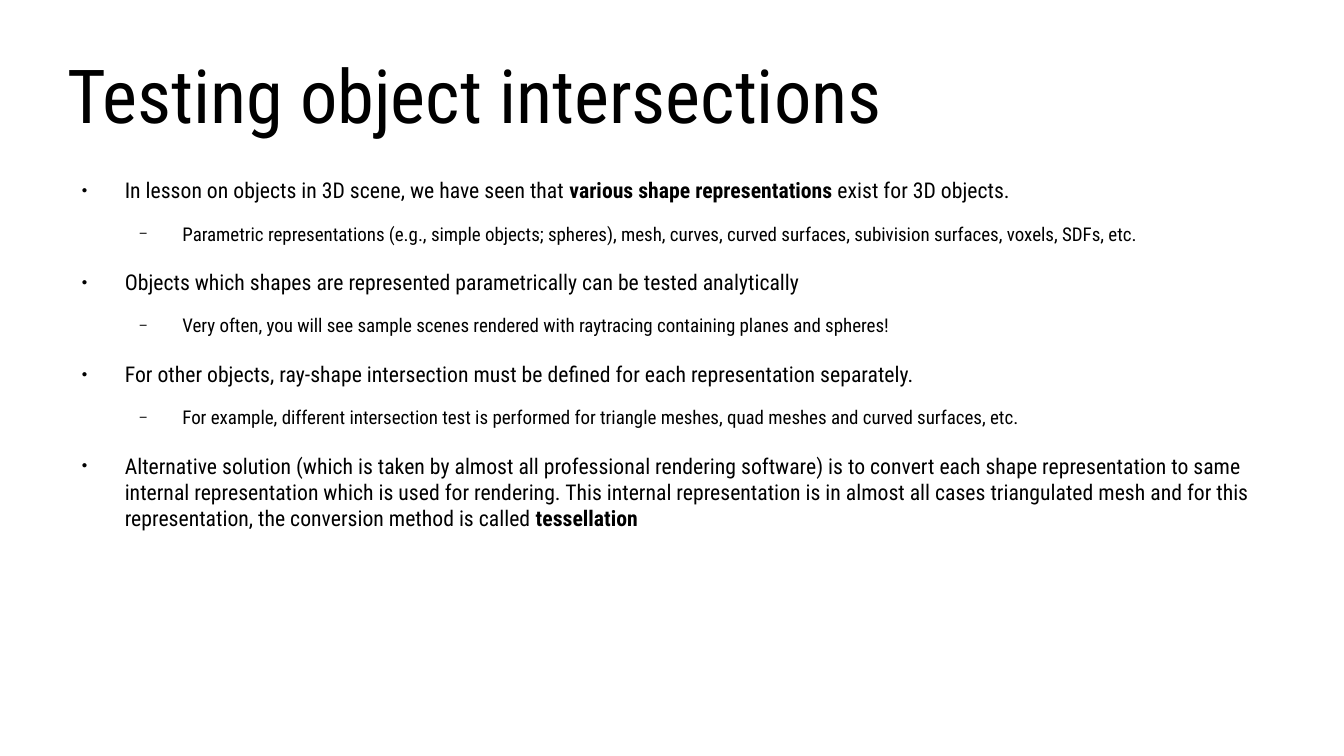
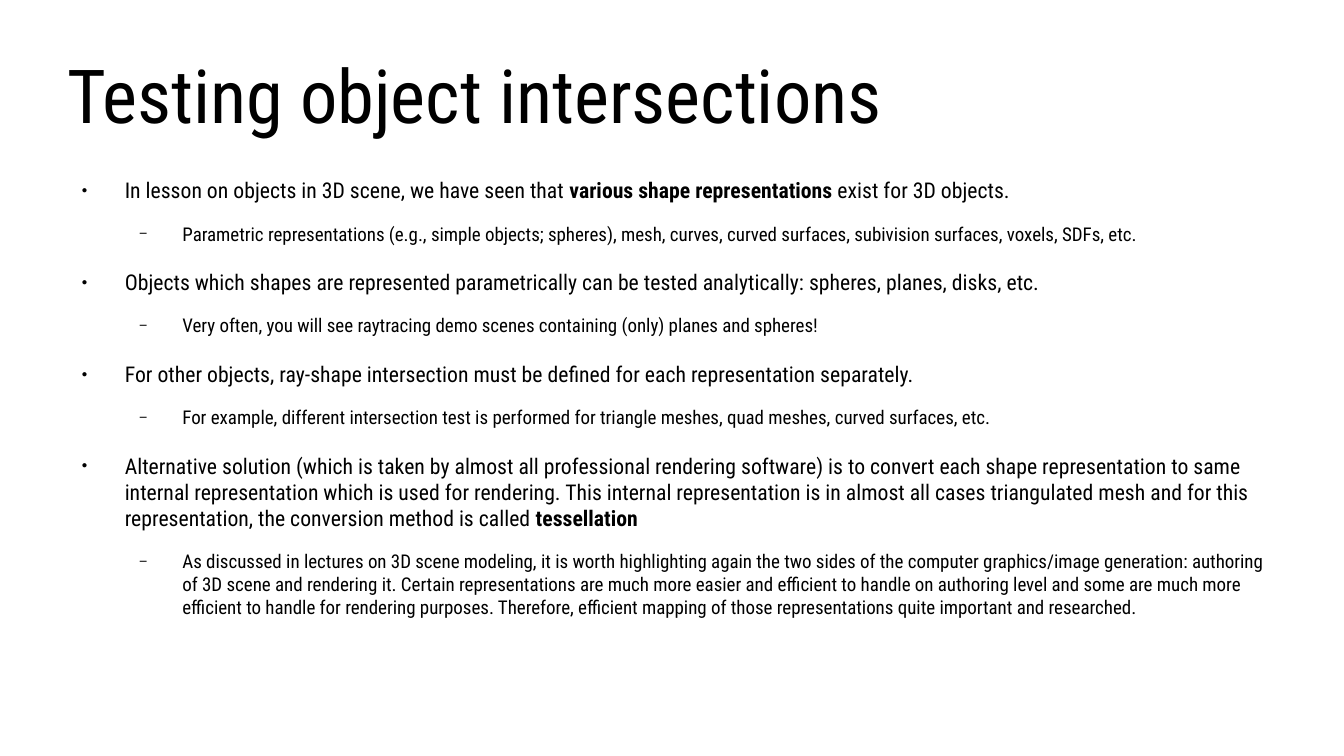
Before and after one commit to lorentzo/IntroductionToComputerGraphics, a slide deck: slide 6 of lectures/foundations_rendering/foundations_raytracing.odp. Drawn at 1344x756 pixels with LibreOffice and Linux fonts; fonts in the diff are those of the drawing. Boxes give left, top, right and bottom in pixels: in the first picture for what was removed or moved away, otherwise in the second. Text is boxed around its words. In the diff, an @@ line names an element or a change of style, - is before the commit and + after.

Commit message:
3d scene and rendering foundations update

```diff
--- a/lectures/foundations_rendering/foundations_raytracing.odp
+++ b/lectures/foundations_rendering/foundations_raytracing.odp
@@ text at (x1=125, y1=273, x2=1039, y2=336): text changed; size 11.2 to 12.8 pt @@
-● Objects which shapes are represented parametrically can be tested analytically
-  − Very often, you will see sample scenes rendered with raytracing containing planes and spheres!
+● Objects which shapes are represented parametrically can be tested analytically: spheres, planes, disks, etc.
+  − Very often, you will see raytracing demo scenes containing (only) planes and spheres!
@@ text at (x1=182, y1=409, x2=990, y2=428): text changed @@
-  − For example, different intersection test is performed for triangle meshes, quad meshes and curved surfaces, etc.
+  − For example, different intersection test is performed for triangle meshes, quad meshes, curved surfaces, etc.
@@ text at (x1=182, y1=553, x2=1263, y2=618): paragraph added @@
+  − As discussed in lectures on 3D scene modeling, it is worth highlighting again the two sides of the computer graphics/image generation: authoring of 3D scene and rendering it. Certain representations are much more easier and efficient to handle on authoring level and some are much more efficient to handle for rendering purposes. Therefore, efficient mapping of those representations quite important and researched.
```
Also in this commit, not shown: 9 other slides changed, 3 slides added, 4 other files.
